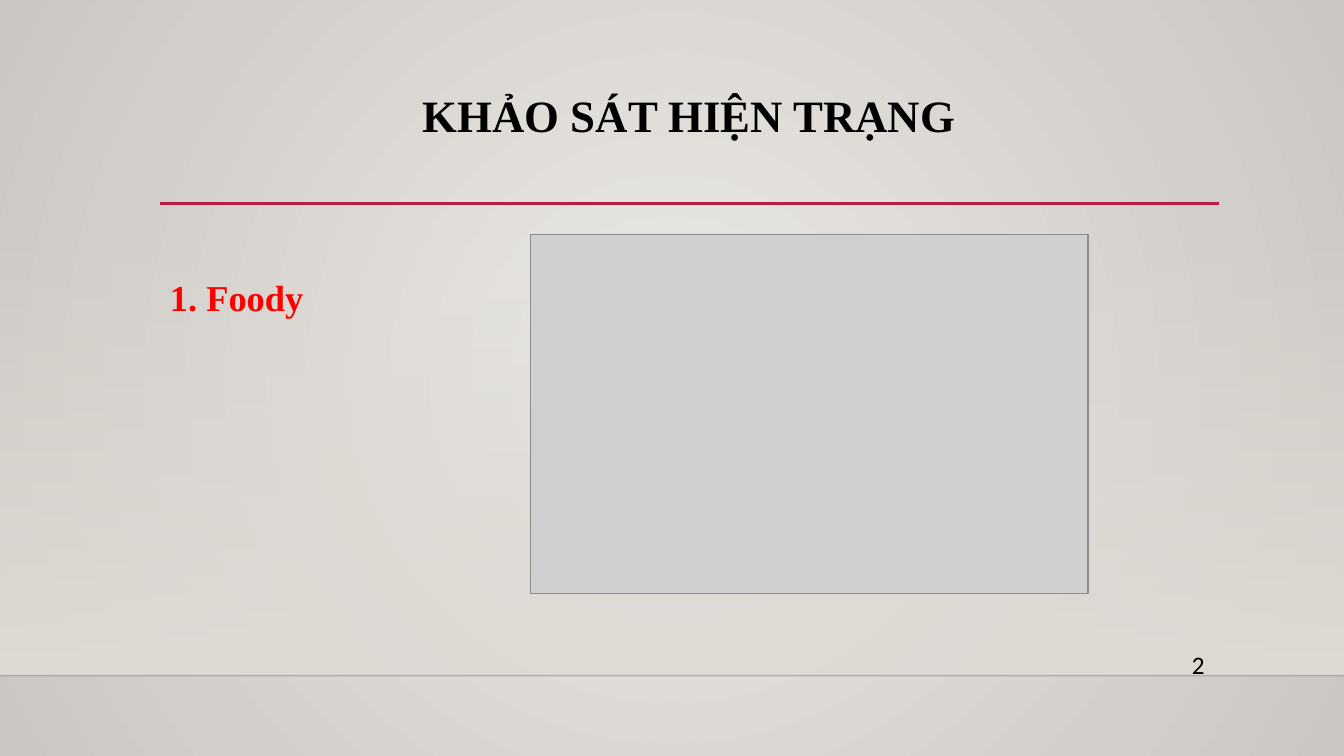
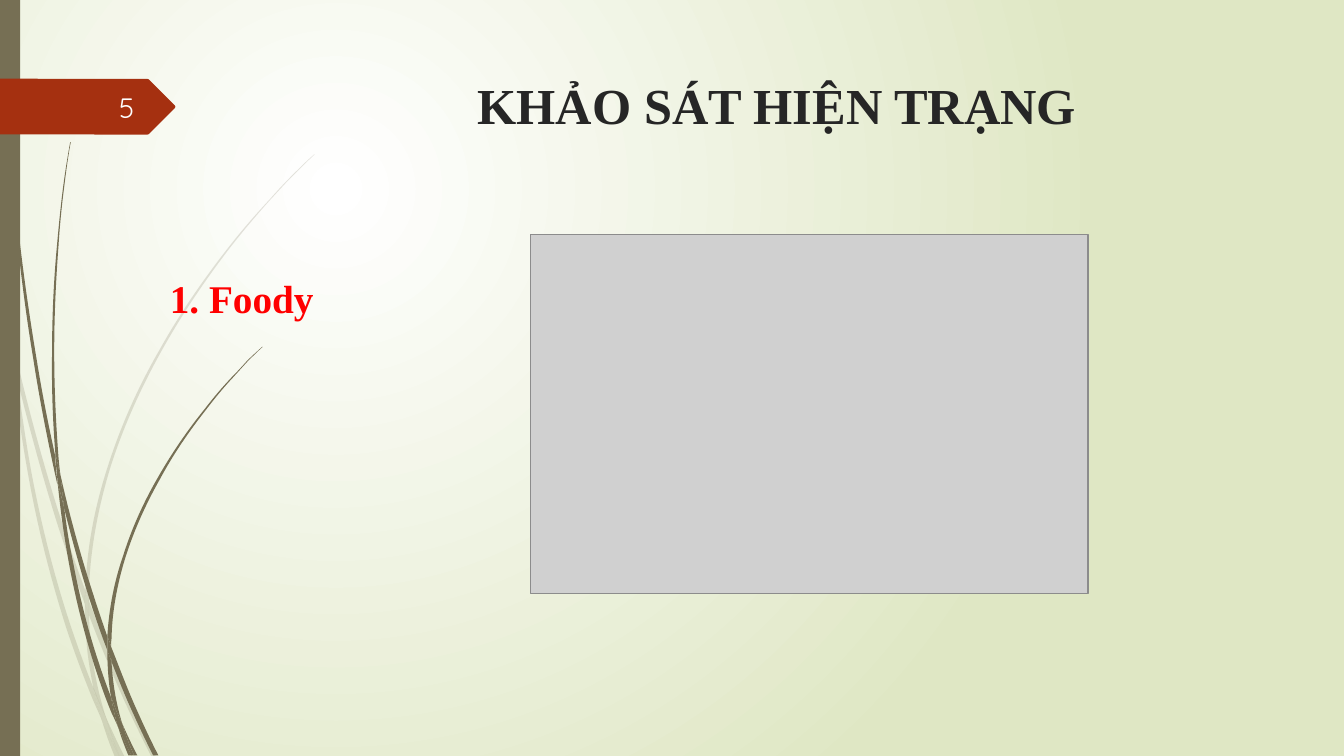
Before and after one commit to thecuong/timquanan, a slide deck: slide 5 of SlideThuyetTrinh.pptx (slide 3 before the commit). Drawn at 1344x756 pixels with LibreOffice and Linux fonts; fonts in the diff are those of the drawing; grey boxes stand for pictures; background and template pictures are left out. Boxes give left, top, right and bottom in pixels: in the first picture for what was removed or moved away, otherwise in the second. Text is boxed around its words. In the diff, an @@ line names an element or a change of style, - is before the commit and + after.

```diff
--- a/SlideThuyetTrinh.pptx
+++ b/SlideThuyetTrinh.pptx
@@ background gradient #ECEAE7 to #CAC7C1 to gradient #FFFFFF to #DFE8C4 @@
@@ rectangle added at [0,0,20,756], fill #766F54 @@
@@ freeform shape added at [0,79,175,134], fill #A53010 @@
@@ title "KHẢO SÁT HIỆN TRẠNG": place and size @@
-title "KHẢO SÁT HIỆN TRẠNG" at [423,98,955,141]
+title "KHẢO SÁT HIỆN TRẠNG" at [478,84,1076,134]
@@ title "KHẢO SÁT HIỆN TRẠNG" at [478,84,1076,134]: size 32 to 36 pt, text colour #000000 to #262626; line spacing 0.9 to 1 @@
@@ page number added at [119,98,134,118], 20 pt, text #FEFFFF @@
+5
@@ line removed from (160, 204) to (1220, 204) @@
@@ rectangle removed at [0,223,1344,676] @@
@@ text "1. Foody" at [170,285,313,321]: size 26 to 28 pt @@
@@ text removed at [1192,657,1205,674] @@
-2
@@ line removed from (0, 676) to (1344, 676) @@
@@ group added at [0,154,315,756]: 10 freeform shapes @@
@@ group added at [3,0,262,756]: 12 freeform shapes @@
```
Also in this commit, not shown: 12 other slides changed, 3 slides added, 1 slide removed, 2 other files.
